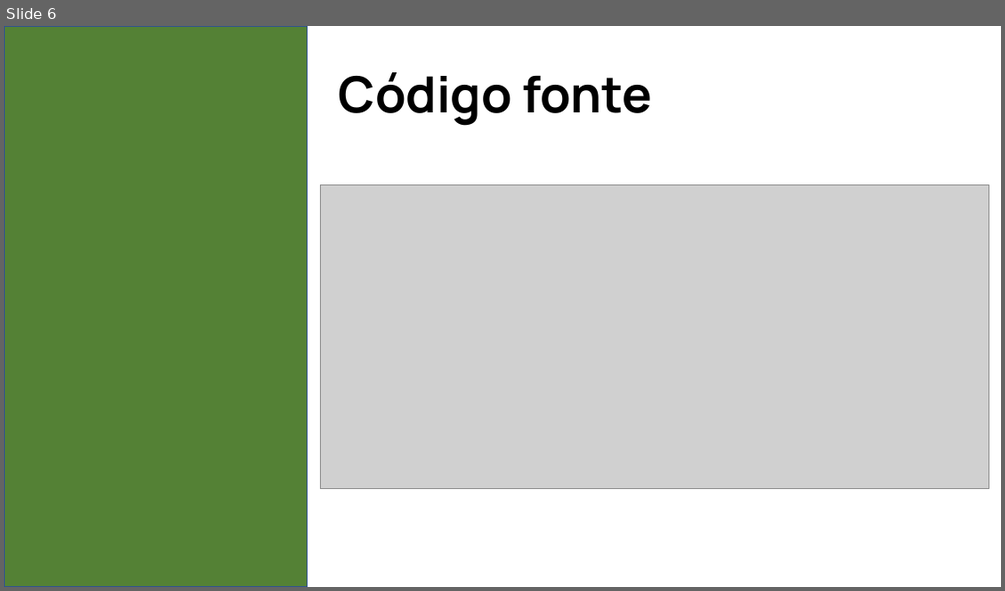
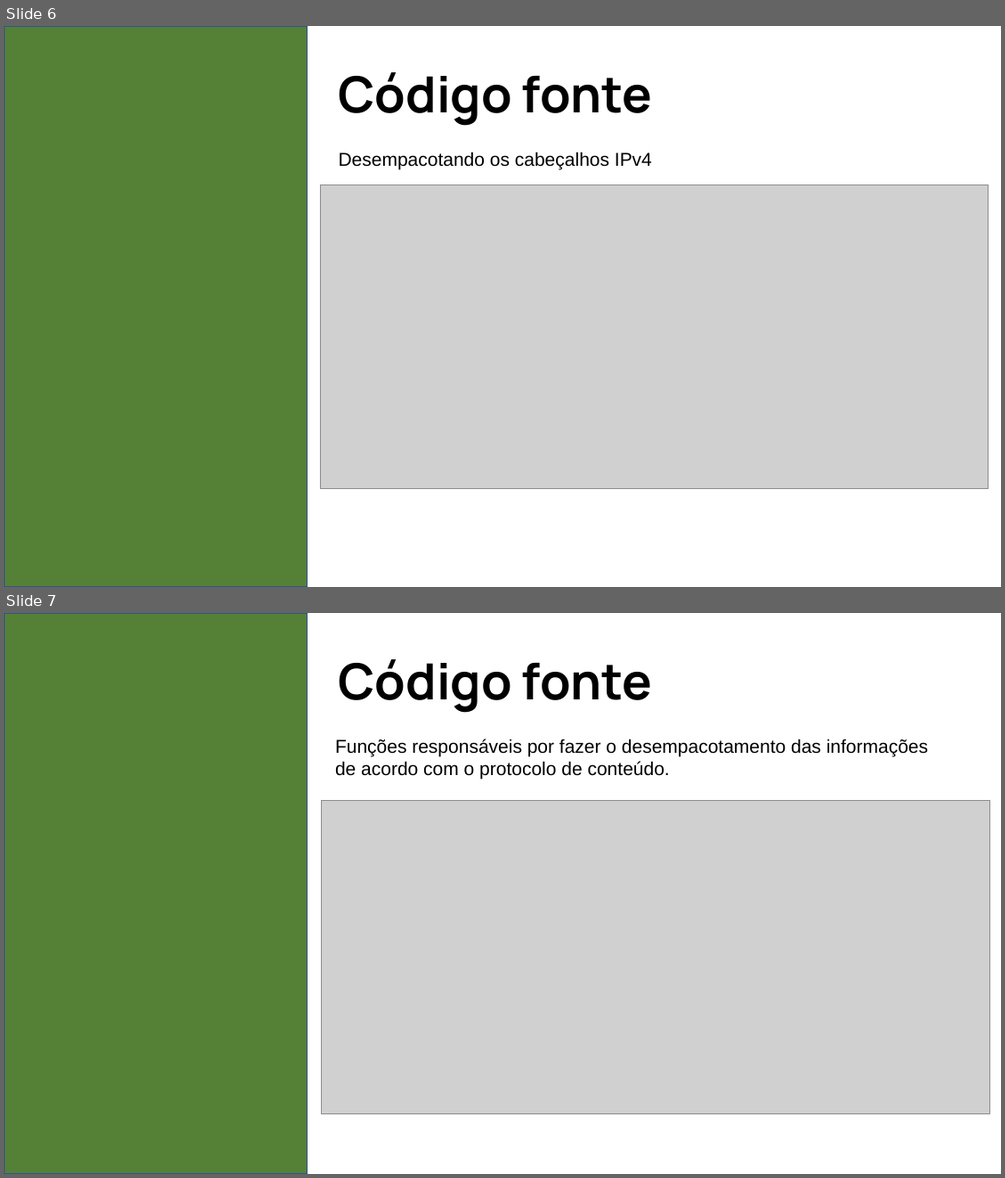
Before and after one commit to erick-andrade1/projeto-redes-2, a slide deck: Slide redes 2.pptx. Shown one above the other, each under a label of ours: slide 6 before the commit, slides 6 and 7 after it. The pictures are 1005x591 and 1005x1178 pixels, drawn with LibreOffice and Linux fonts; fonts in the diff are those of the drawing; grey boxes stand for pictures. Boxes give left, top, right and bottom in pixels: in the first picture for what was removed or moved away, otherwise in the second. Text is boxed around its words. In the diff, an @@ line names an element or a change of style, - is before the commit and + after.

Commit message:
Alterações na formatação do código

```diff
--- a/Slide redes 2.pptx
+++ b/Slide redes 2.pptx
@@ slide 7 added at box(4, 613, 1001, 1174), background #FFFFFF @@
@@ rectangle added at box(4, 613, 307, 1174), fill #548135, outline #31538F 1 pt @@
@@ text added at box(339, 659, 652, 712), 48 pt, text #000000, bold @@
+Código fonte
@@ text added at box(335, 738, 928, 779), 18 pt, text #000000 @@
+Funções responsáveis por fazer o desempacotamento das informações de acordo com o protocolo de conteúdo.
@@ picture added at box(322, 800, 990, 1113) @@
@@ slide 6 changed as well @@
@@ text added at box(339, 151, 652, 169), 18 pt, text #000000 @@
+Desempacotando os cabeçalhos IPv4
```
Also in this commit, not shown: 2 other slides changed, 6 other slides added, 5 slides removed, 2 other files.
